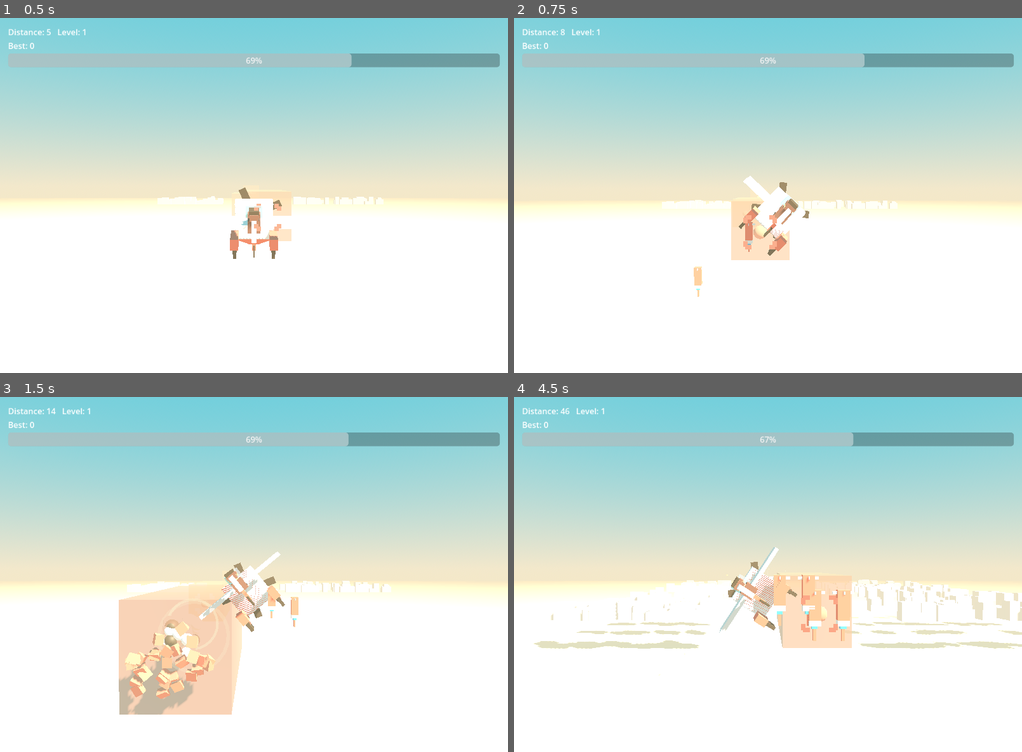
Above: before the commit, frames 1-4 (two rows, left to right).
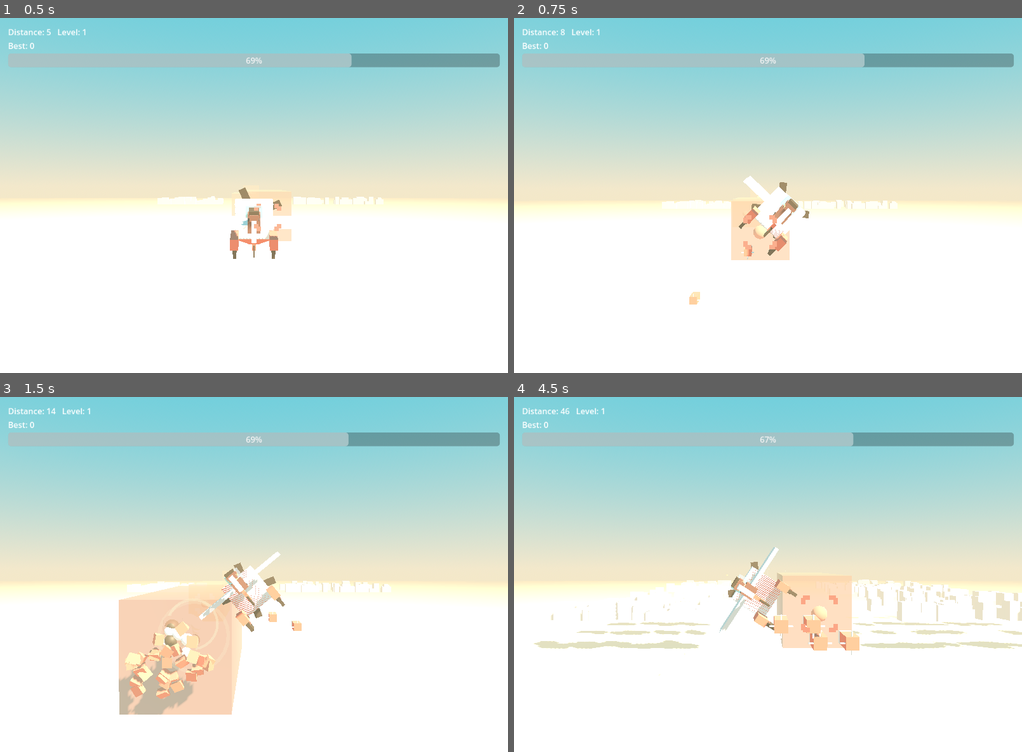
Above: after the commit, the same moments.

Repository: weathermanho/supercent
Game: Godot game, scene res://scenes/Main.tscn
Same seed, same stepped clock (60 frames per second), same inputs: the game is played once before the commit and once after it.
Inputs (mouse positions are in pixels of both pictures, inside the frame that each line leads up to):
- Up to frame 1 (0.5 s): no input
- Up to frame 2 (0.75 s): move the mouse to (879, 177) at 0.52 s; hold Right mouse button (fire_missle) from 0.53 s (still down); click (879, 177) at 0.67 s
- Up to frame 3 (1.5 s): move the mouse to (152, 592) at 1.27 s; release Right mouse button (fire_missle) at 1.28 s; right-click (152, 592) at 1.35 s; click (152, 592) at 1.42 s
- Up to frame 4 (4.5 s): move the mouse to (818, 496) at 2.02 s; hold Right mouse button (fire_missle) 2.03-2.78 s; click (818, 496) at 2.17 s; move the mouse to (742, 645) at 2.77 s; right-click (742, 645) at 2.85 s; click (742, 645) at 2.92 s; move the mouse to (920, 627) at 3.52 s; hold Right mouse button (fire_missle) 3.53-4.28 s; click (920, 627) at 3.67 s; move the mouse to (615, 521) at 4.27 s; right-click (615, 521) at 4.35 s; click (615, 521) at 4.42 s

Frame 1 is identical in both runs. In frame 2, 0.3% of the frame differs, in the area x 34-48%, y 57-81%; in frame 3, 0.2%; in frame 4, 1.5%, in the area x 46-69%, y 50-73%.

Commit message:
fix(missile): keep nose forward during the drop, not nose-down
The missile pitched nose-down to follow its downward velocity while falling.
Now it keeps its nose facing forward (+X) during the free-fall — it drops flat
out of the bay — and only orients to the velocity once the booster lights, so
it reads as "forward-facing missile drops, then thrusts forward".

Co-Authored-By: Claude Opus 4.7 <noreply@anthropic.com>

Diff:
--- a/godot_project/scripts/Missle.gd
+++ b/godot_project/scripts/Missle.gd
@@ -48,7 +48,7 @@
 		velocity = Vector3(GameConfig.missile_initial_forward_speed,
 						   -GameConfig.missile_initial_drop_speed, 0.0)
 	prev_position = position
-	_orient_to_velocity()
+	_orient_to_dir(Vector3.RIGHT)  # start nose-forward; it free-falls flat
 
 
 func step(dt_ms: float) -> void:
@@ -57,8 +57,12 @@
 	time_alive += delta
 
 	if time_alive < GameConfig.missile_drop_duration:
-		# Phase 1 — free-fall straight down (gravity only, no homing yet).
+		# Phase 1 — free-fall straight down (gravity only). The NOSE stays facing
+		# forward (+X) the whole time: the missile drops flat out of the bay, it
+		# does not pitch nose-down to follow the fall.
 		velocity.y -= GameConfig.missile_drop_gravity * delta
+		position += velocity * delta
+		_orient_to_dir(Vector3.RIGHT)
 	else:
 		# Phase 2 — booster: point STRAIGHT at the target (or straight forward
 		# with no lock) and fly in a straight line. We set the direction directly
@@ -70,16 +74,15 @@
 		var spd: float = maxf(velocity.length(), 320.0)
 		spd = minf(spd + 3000.0 * delta, GameConfig.missile_max_speed)
 		velocity = dir * spd
-
-	position += velocity * delta
-	_orient_to_velocity()
+		position += velocity * delta
+		_orient_to_dir(velocity)
 
 
-## Reorients the mesh so its nose (local +X) points along the velocity vector.
-func _orient_to_velocity() -> void:
-	if velocity.length_squared() < 0.01:
+## Reorients the mesh so its nose (local +X) points along `dir`.
+func _orient_to_dir(dir: Vector3) -> void:
+	if dir.length_squared() < 0.01:
 		return
-	var forward: Vector3 = velocity.normalized()
+	var forward: Vector3 = dir.normalized()
 	var world_up := Vector3.UP
 	var side: Vector3 = world_up.cross(forward)
 	if side.length_squared() < 0.0001:
